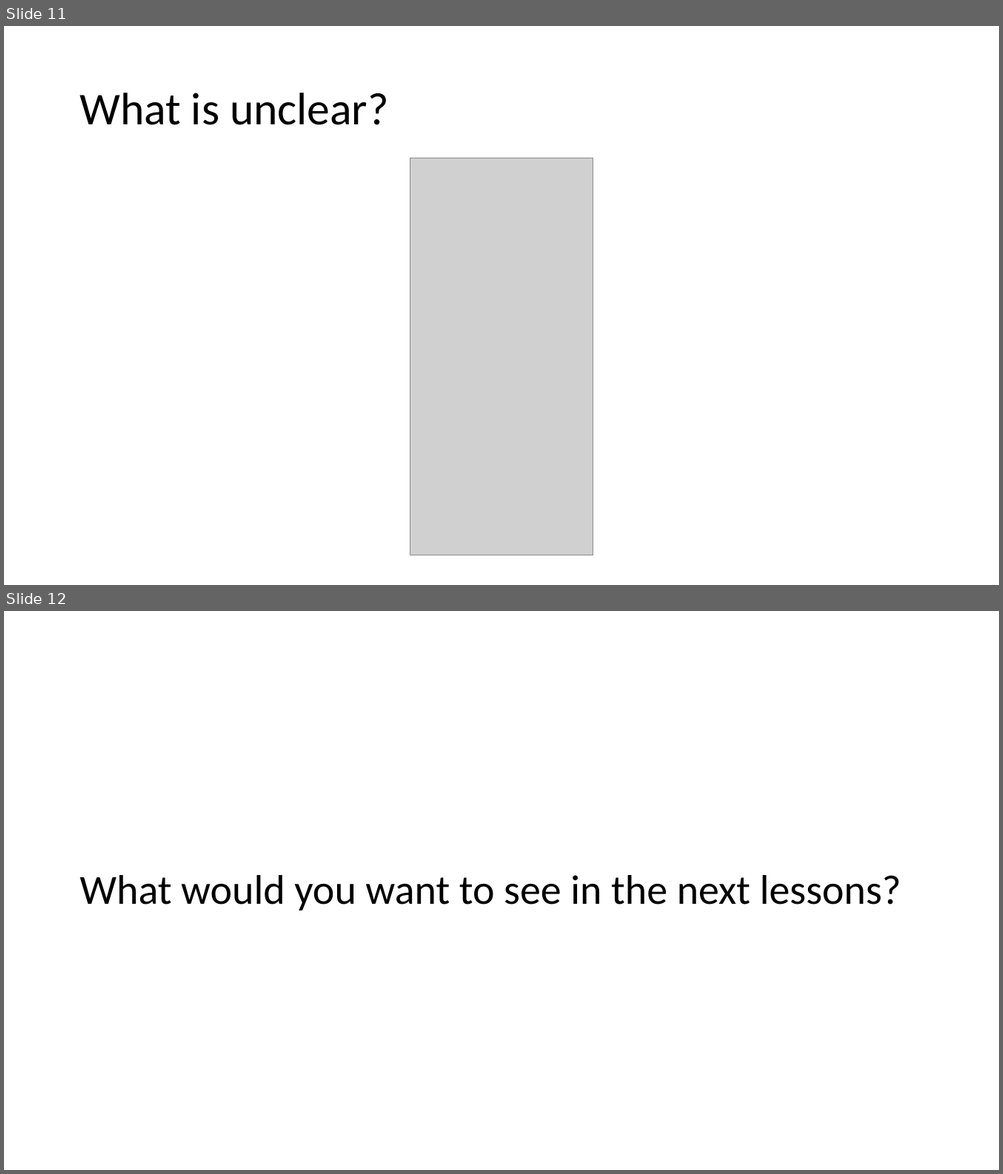
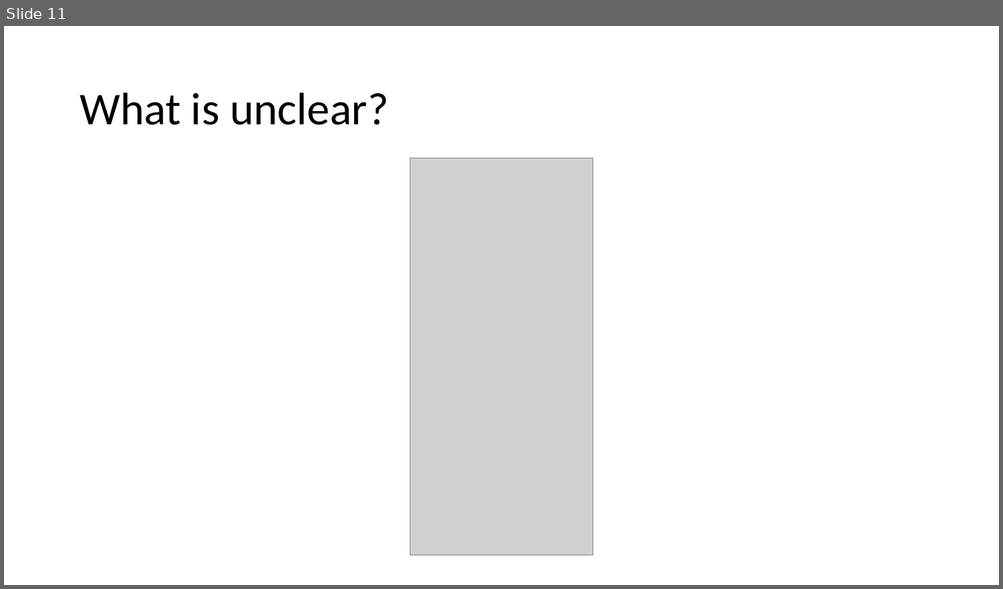
Before and after one commit to JoZonneveld/TCR-python-lessons, a slide deck: Lessons/Jaar 2/Lesson 3/Lesson 3.pptx. Shown one above the other, each under a label of ours: slides 11 and 12 before the commit, slide 11 after it. The pictures are 1003x1174 and 1003x589 pixels, drawn with LibreOffice and Linux fonts; fonts in the diff are those of the drawing; grey boxes stand for pictures; background and template pictures are left out. Boxes give left, top, right and bottom in pixels: in the first picture for what was removed or moved away, otherwise in the second. Text is boxed around its words. In the diff, an @@ line names an element or a change of style, - is before the commit and + after.

```diff
--- a/Lessons/Jaar 2/Lesson 3/Lesson 3.pptx
+++ b/Lessons/Jaar 2/Lesson 3/Lesson 3.pptx
@@ slide 12 removed at [4, 611, 999, 1170], background #FFFFFF @@
@@ title removed at [79, 875, 901, 911] @@
-What would you want to see in the next lessons?
```
Also in this commit, not shown: 1 slide changed, 4 slides added, 1 other slide removed, 2 other files.
